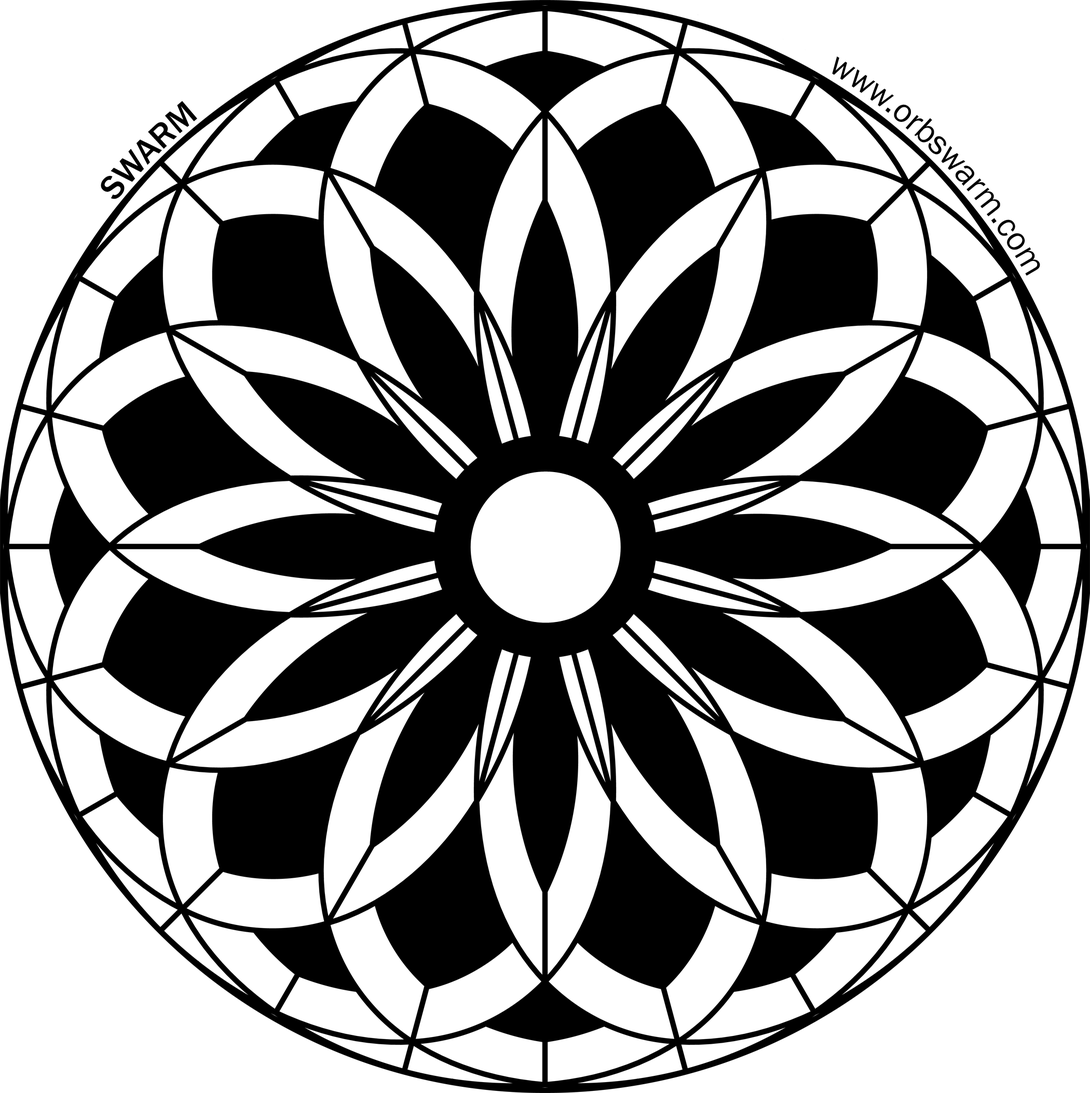
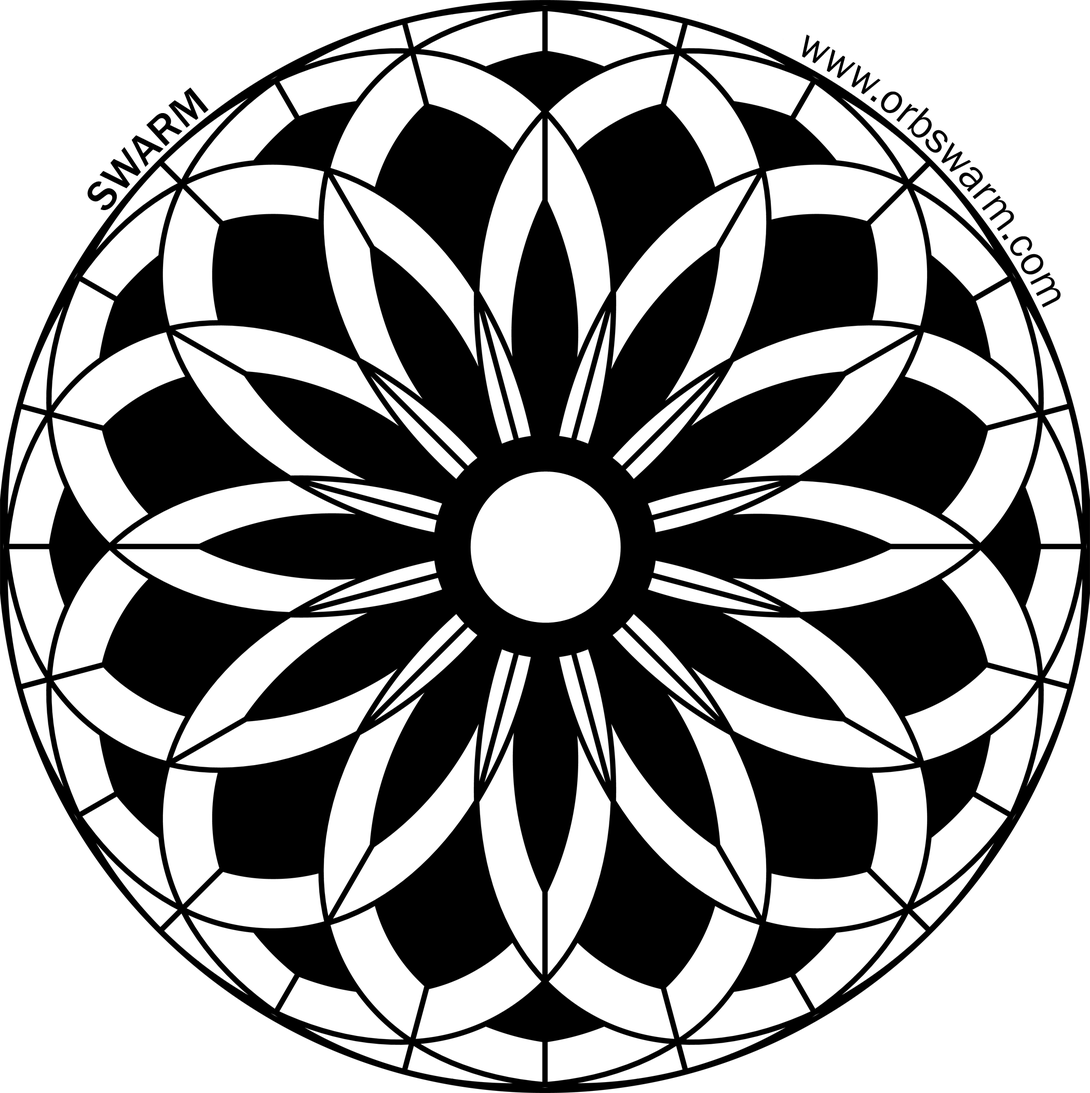
Comparing the layer stacks of the two 1090 × 1093 images. Changes:
painted on "SWARM" over [87, 87, 209, 211]
painted on "www.orbswarm.com" over [801, 34, 1061, 308]
